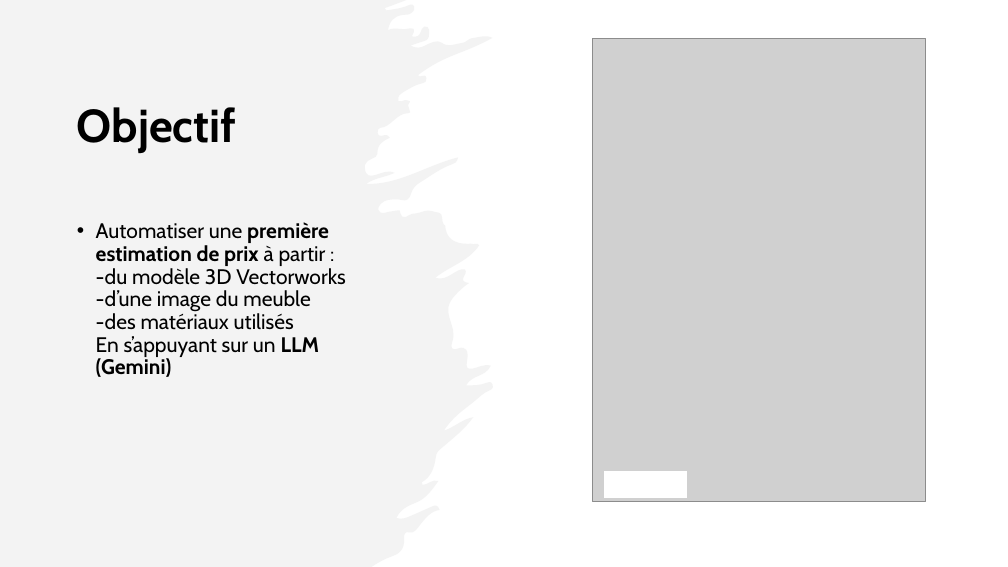
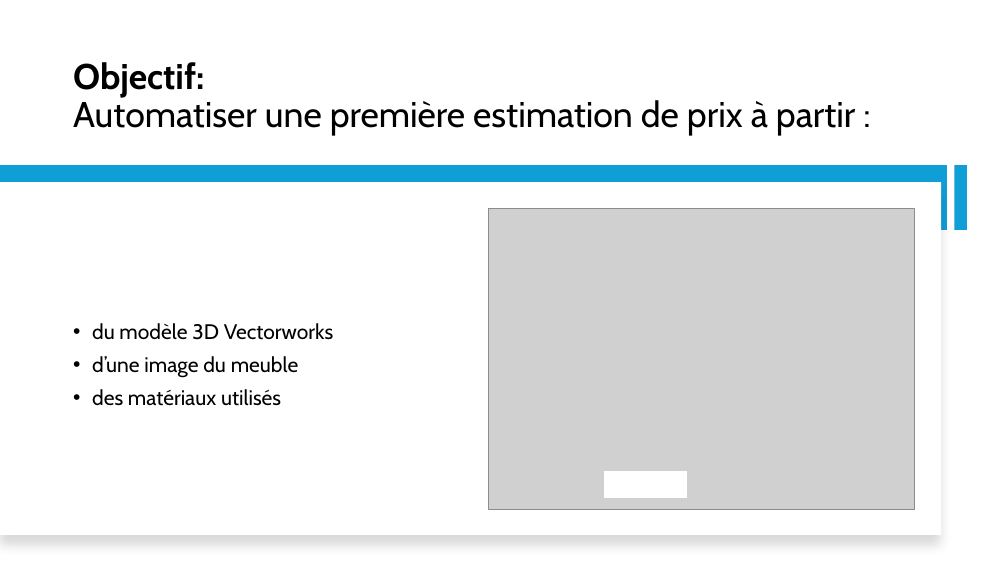
Before and after one commit to IzowRM/Stage-Cetic, a slide deck: slide 2 of Doc Slide/Pluo/Slide_Pluo.pptx. Drawn at 1008x567 pixels with LibreOffice and Linux fonts; fonts in the diff are those of the drawing; grey boxes stand for pictures. Boxes give left, top, right and bottom in pixels: in the first picture for what was removed or moved away, otherwise in the second. Text is boxed around its words. In the diff, an @@ line names an element or a change of style, - is before the commit and + after.

```diff
--- a/Doc Slide/Pluo/Slide_Pluo.pptx
+++ b/Doc Slide/Pluo/Slide_Pluo.pptx
@@ freeform shape removed at (x1=0, y1=0, x2=493, y2=567) @@
@@ title "Objectif: Automatiser une première estimation ..." at (x1=73, y1=62, x2=855, y2=135): vertical alignment middle to bottom @@
@@ title at (x1=73, y1=62, x2=855, y2=135): text changed; size 44 to 34 pt; bold off @@
-Objectif
+Objectif:
+Automatiser une première estimation de prix à partir :
@@ rectangle added at (x1=0, y1=166, x2=948, y2=230), fill #0F9ED5 @@
@@ rectangle added at (x1=954, y1=166, x2=967, y2=230), fill #0F9ED5 @@
@@ rectangle added at (x1=0, y1=182, x2=941, y2=535), fill #FFFFFF @@
@@ picture resized from (x1=593, y1=39, x2=926, y2=501) to (x1=488, y1=209, x2=914, y2=509) @@
@@ text "du modèle 3D Vectorworks" at (x1=92, y1=323, x2=333, y2=406): vertical alignment top to middle @@
@@ text at (x1=92, y1=323, x2=333, y2=406): text changed @@
-• Automatiser une première estimation de prix à partir :
-  -du modèle 3D Vectorworks
-  -d’une image du meuble
-  -des matériaux utilisés
-  En s’appuyant sur un LLM (Gemini)
+• du modèle 3D Vectorworks
+• d’une image du meuble
+• des matériaux utilisés
```
Also in this commit, not shown: 3 other slides changed, 1 other file.
